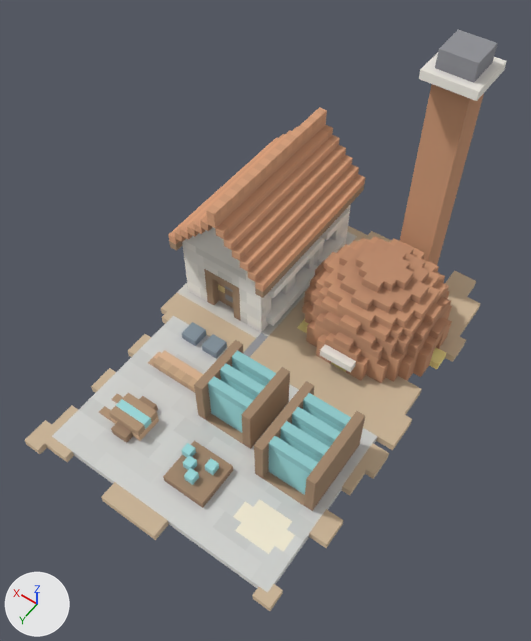
The glTF model client/public/models/glass_smelter.glb as it was, and as the next commit left it.
Rendered twice from a 50 mm camera at (-3.34, 5.01, 8.74) aimed at (-0.11, 0.49, 1.64). Every picture has the same lights, and +X, +Y and +Z are marked at lower left. The older version comes first. Where no turn or scale is listed for an object, it has been applied to the vertices. Vertices at exactly the same position are counted once.

Script lines for the objects in view, before the commit:
```python
me_glass_smelter = bpy.data.meshes.new('glass_smelter')
me_glass_smelter.from_pydata(...)  # 2533 vertices, 4096 faces; spans x -2.0..2.0, y -3.0..3.0, z 0.0..4.0
me_glass_smelter.materials.append(mat_palette)
ob_glass_smelter = bpy.data.objects.new('glass_smelter', me_glass_smelter)
ob_glass_smelter.location = (0.0, 0.0, 0.0)
```
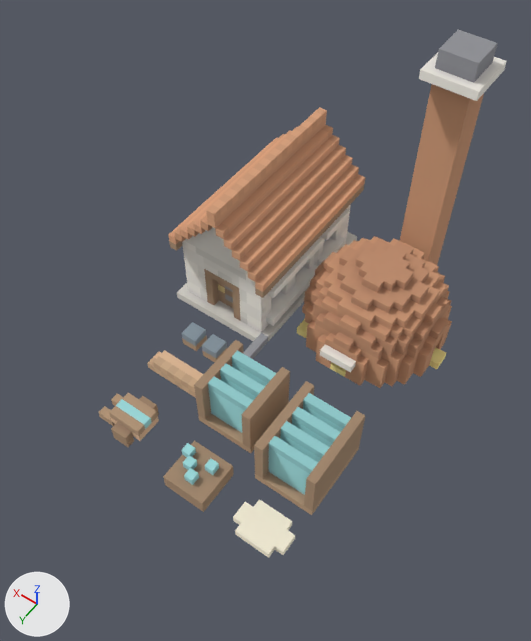
Edits to the scene script, one JSON object a line:
```json
{"block": "me_glass_smelter", "where": "# used by ob_glass_smelter; location = (0.0, 0.0, 0.0)"}
{"op": "remove", "block": "me_glass_smelter", "code": "me_glass_smelter.from_pydata(...)  # 2533 vertices, 4096 faces; spans x -2.0..2.0, y -3.0..3.0, z 0.0..4.0"}
{"op": "add", "block": "me_glass_smelter", "code": "me_glass_smelter.from_pydata(...)  # 2112 vertices, 3450 faces; spans x -1.88..2.0, y -3.0..2.38, z 0.0..4.0"}
{"block": "me_glass_smelter", "change": "me_glass_smelter part 1: 2 vertices moved from x -1.25..1.38, y 1.25..2.38, z 0.12 to x -1.5..1.25, y 1.12..2.38, z 0.0; 539 vertices removed from x -2.0..2.0, y -3.0..3.0, z 0.0..3.5; 118 vertices added at x -1.75..1.5, y -2.75..2.38, z 0.0..0.25"}
{"block": "me_glass_smelter", "change": "me_glass_smelter part 2: 67 kept faces spanning x -1.5..1.38, y -2.75..2.25, z 0.0..0.25 get new vertex colours"}
```

Location of each change, [x1, y1, x2, y2] in pixels of the pictures (531 x 641 px):
```json
{"object": "glass_smelter", "change": "reshaped", "before": [25, 29, 507, 611], "after": [98, 29, 507, 558], "on screen": "15% narrower, 9% shorter"}
{"part": 1, "of": "me_glass_smelter", "change": "cut back", "before": [25, 93, 484, 611], "after": [99, 101, 473, 558]}
{"part": 2, "of": "me_glass_smelter", "change": "edited", "before": [111, 330, 332, 442], "after": [111, 330, 332, 442], "on screen": "looks the same"}
```
